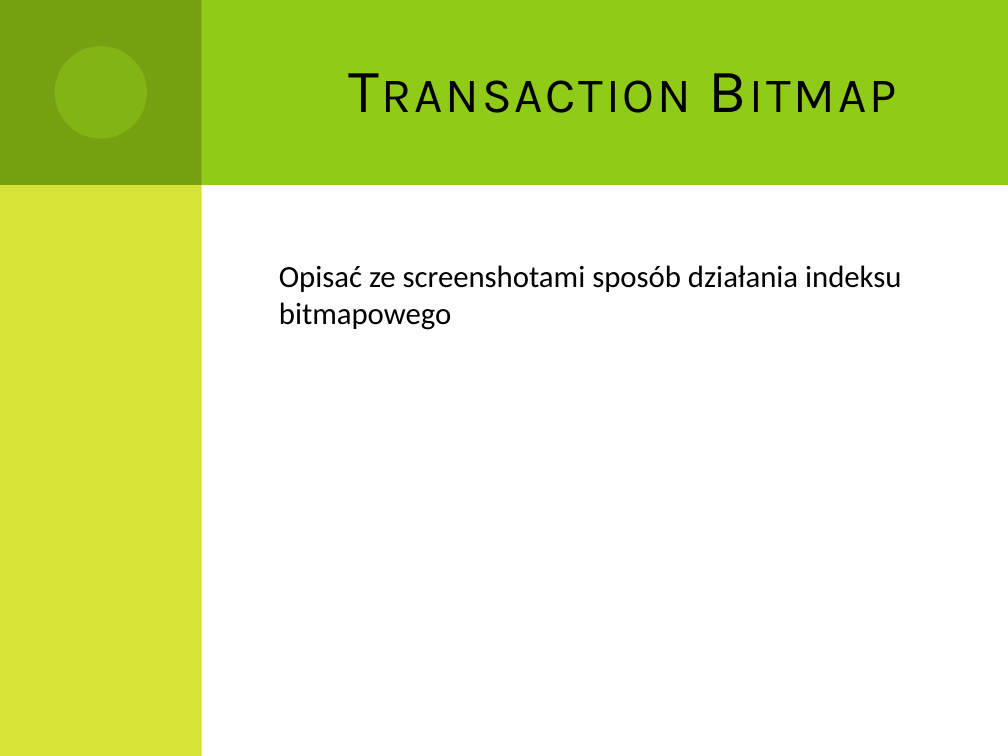
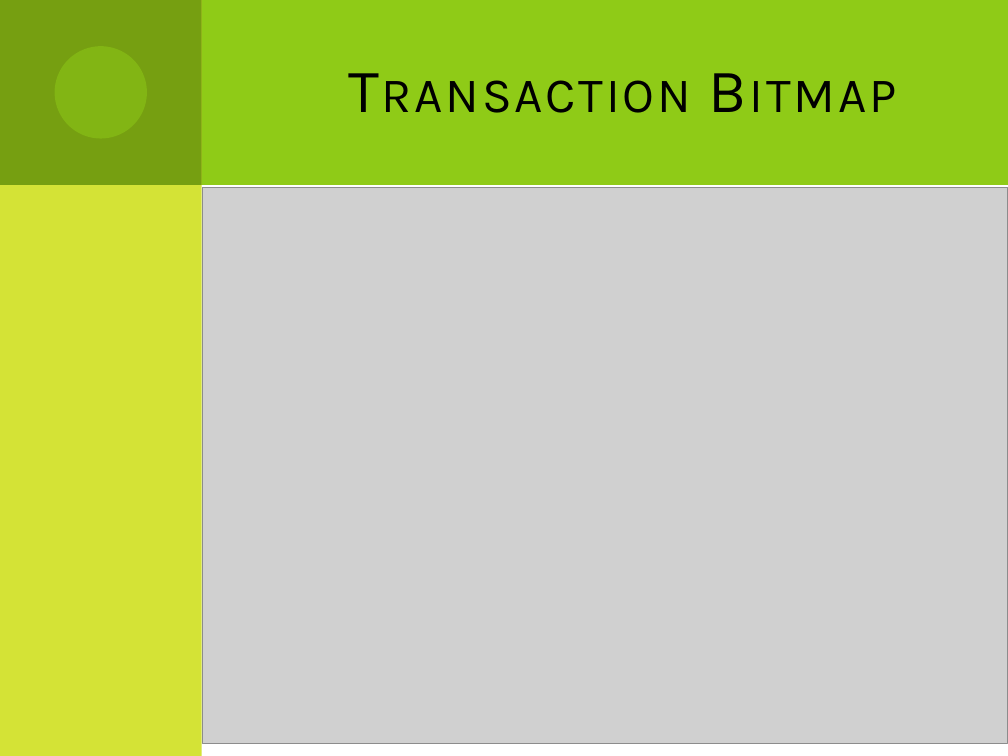
Before and after one commit to Dzess/DMARF, a slide deck: slide 17 of presentation/GPGPU_in_data_minig.pptx (slide 12 before the commit). Drawn at 1008x756 pixels with LibreOffice and Linux fonts; fonts in the diff are those of the drawing; grey boxes stand for pictures. Boxes give left, top, right and bottom in pixels: in the first picture for what was removed or moved away, otherwise in the second. Text is boxed around its words. In the diff, an @@ line names an element or a change of style, - is before the commit and + after.

```diff
--- a/presentation/GPGPU_in_data_minig.pptx
+++ b/presentation/GPGPU_in_data_minig.pptx
@@ picture added at [203,187,1008,743] @@
@@ text removed at [279,265,901,330] @@
-Opisać ze screenshotami sposób działania indeksu bitmapowego
```
Also in this commit, not shown: 4 other slides changed, 7 slides added, 1 slide removed.
